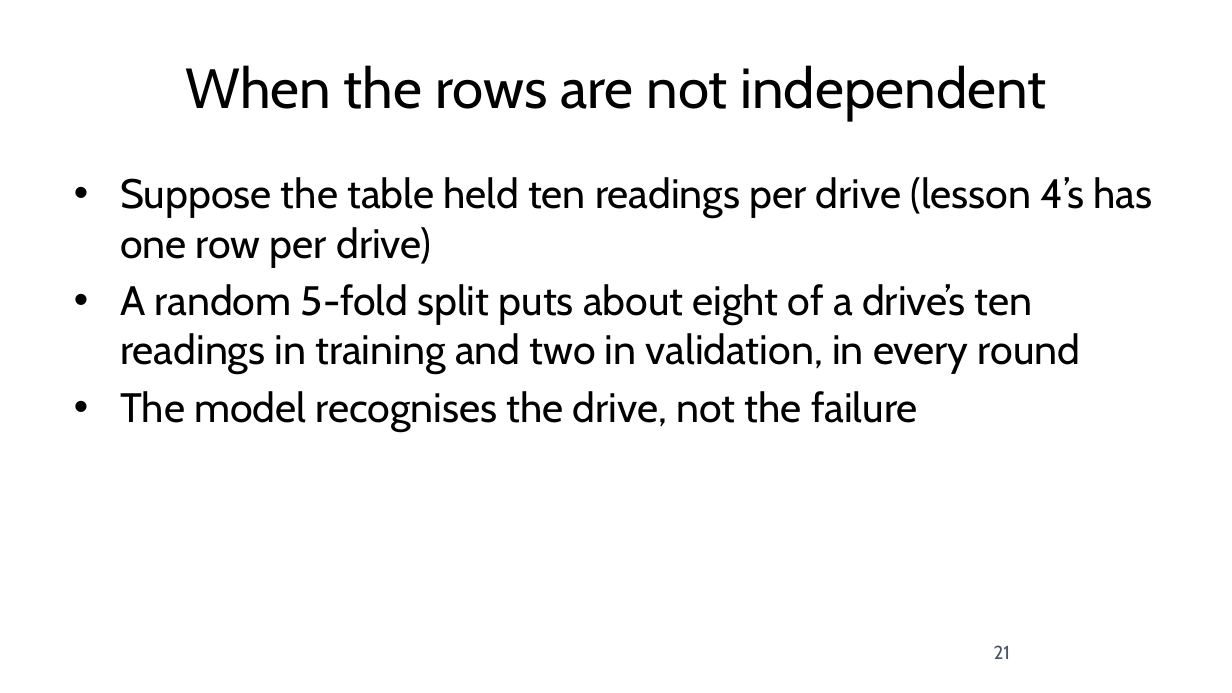
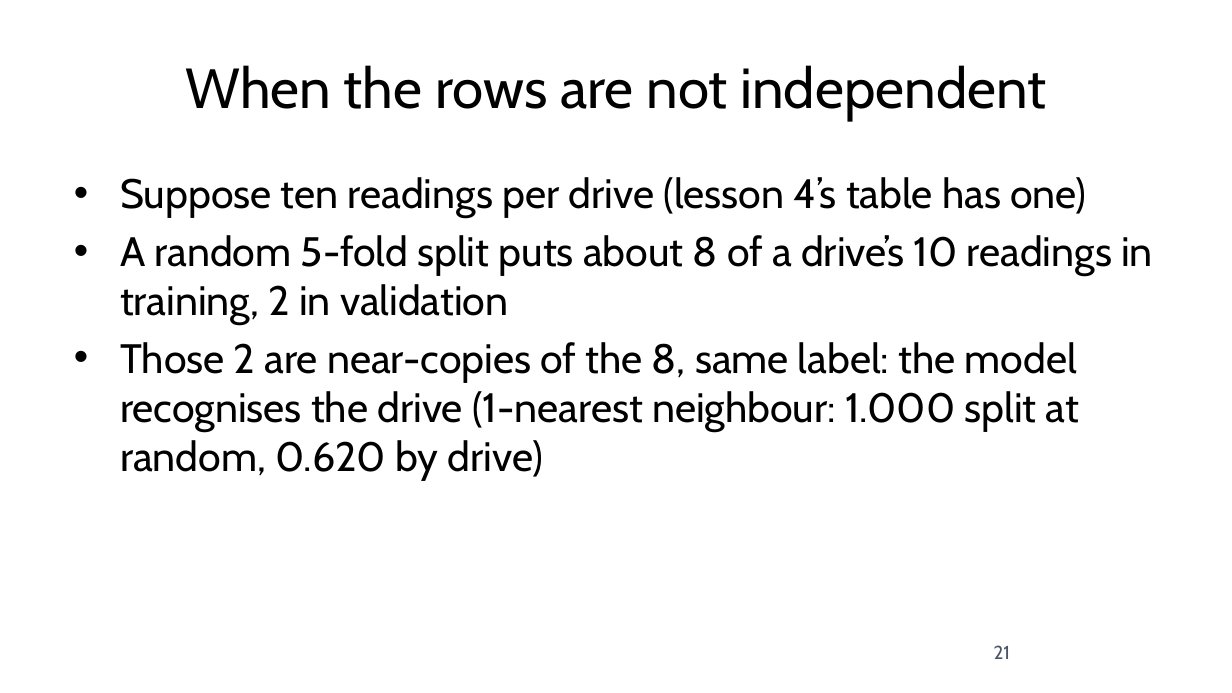
Before and after one commit to fabioantonini/technologies-for-artificial-intelligence, a slide deck: slide 21 of Lessons/05_experimental_methodology/Slides/experimental_methodology_slides.pptx. Drawn at 1232x693 pixels with LibreOffice and Linux fonts; fonts in the diff are those of the drawing; background and template pictures are left out. Boxes give left, top, right and bottom in pixels: in the first picture for what was removed or moved away, otherwise in the second. Text is boxed around its words. In the diff, an @@ line names an element or a change of style, - is before the commit and + after.

```diff
--- a/Lessons/05_experimental_methodology/Slides/experimental_methodology_slides.pptx
+++ b/Lessons/05_experimental_methodology/Slides/experimental_methodology_slides.pptx
@@ text at <box>120,177,1153,481</box>: text changed @@
-• Suppose the table held ten readings per drive (lesson 4’s has one row per drive)
-• A random 5-fold split puts about eight of a drive’s ten readings in training and two in validation, in every round
-• The model recognises the drive, not the failure
+• Suppose ten readings per drive (lesson 4’s table has one)
+• A random 5-fold split puts about 8 of a drive’s 10 readings in training, 2 in validation
+• Those 2 are near-copies of the 8, same label: the model recognises the drive (1-nearest neighbour: 1.000 split at random, 0.620 by drive)
```
Also in this commit, not shown: 27 other slides changed, 21 other files.
